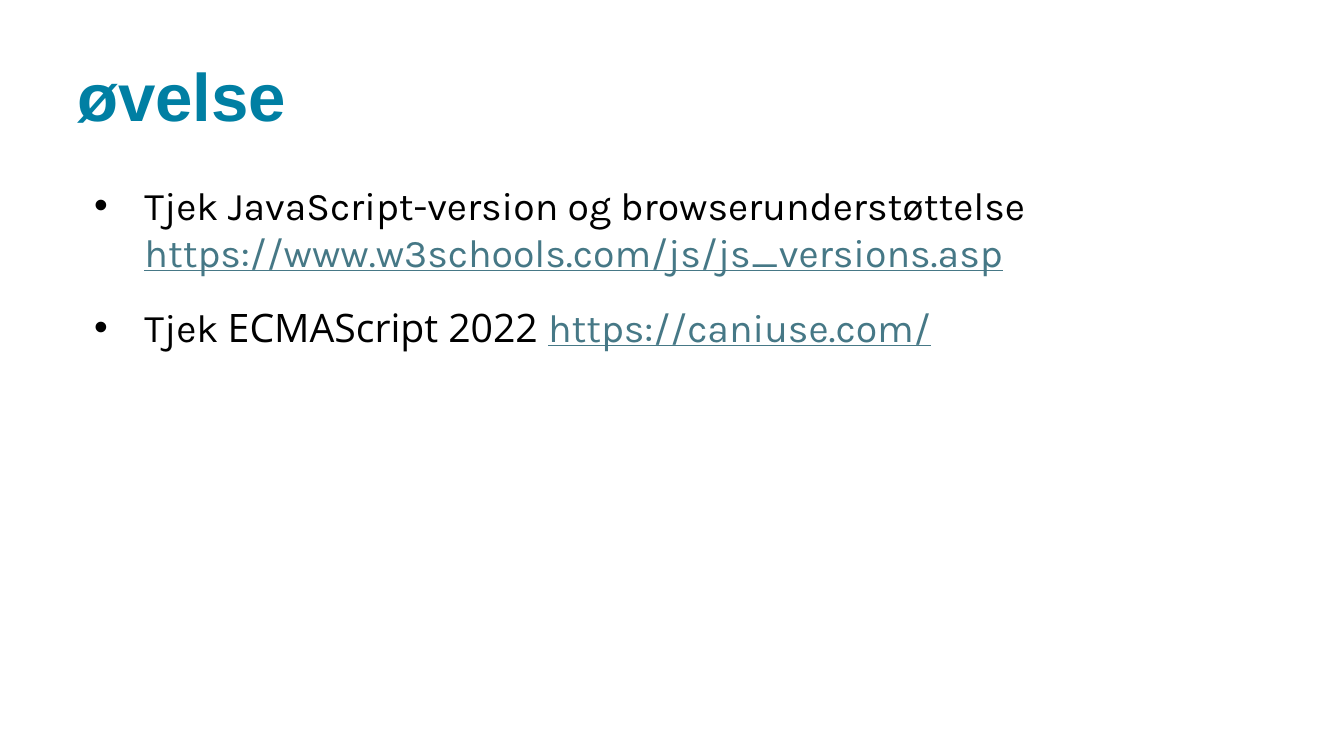
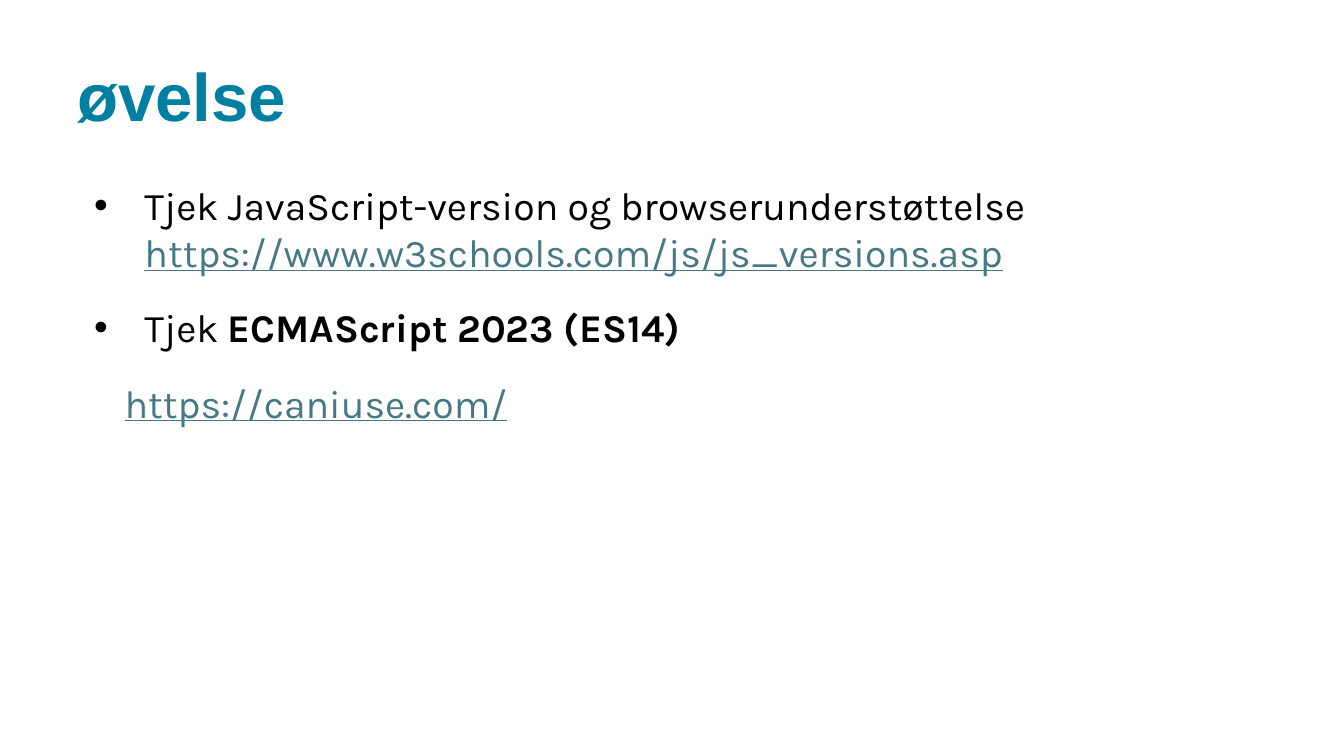
Before and after one commit to xbibogo/MMD24, a slide deck: slide 15 of semester2 PPT/Uge8_JSDay1.pptx (slide 10 before the commit). Drawn at 1344x756 pixels with LibreOffice and Linux fonts; fonts in the diff are those of the drawing. Boxes give left, top, right and bottom in pixels: in the first picture for what was removed or moved away, otherwise in the second. Text is boxed around its words. In the diff, an @@ line names an element or a change of style, - is before the commit and + after.

```diff
--- a/semester2 PPT/Uge8_JSDay1.pptx
+++ b/semester2 PPT/Uge8_JSDay1.pptx
@@ text at [125,312,680,427]: text changed; text colour #467886 to #000000 @@
-• Tjek ECMAScript 2022 https://caniuse.com/
+• Tjek ECMAScript 2023 (ES14)
+https://caniuse.com/
```
Also in this commit, not shown: 5 other slides changed, 6 slides added.
